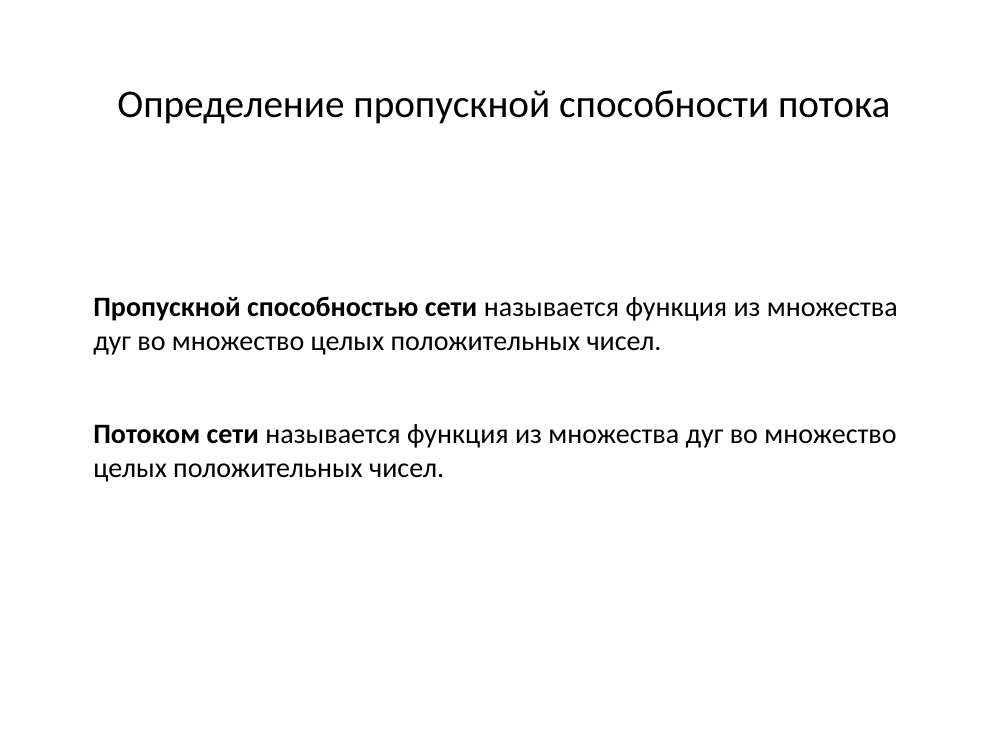
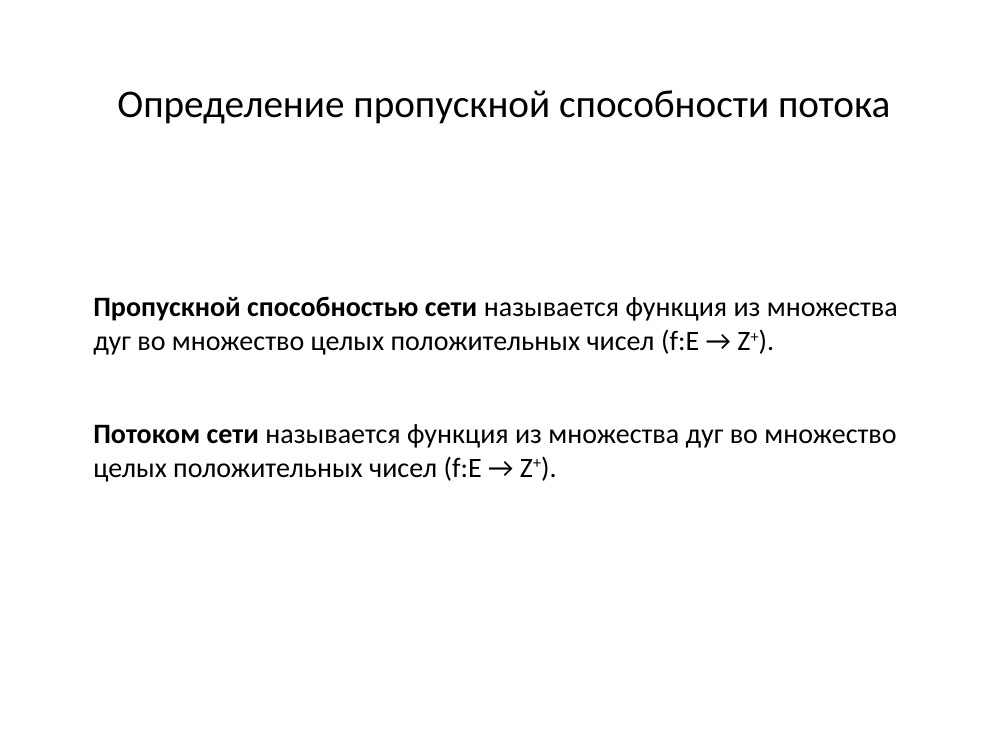
Before and after one commit to SteinbergOB/ANG, a slide deck: slide 57 of Презентации/Лекция 4.pptx (slide 50 before the commit). Drawn at 1008x756 pixels with LibreOffice and Linux fonts; fonts in the diff are those of the drawing. Boxes give left, top, right and bottom in pixels: in the first picture for what was removed or moved away, otherwise in the second. Text is boxed around its words. In the diff, an @@ line names an element or a change of style, - is before the commit and + after.

```diff
--- a/Презентации/Лекция 4.pptx
+++ b/Презентации/Лекция 4.pptx
@@ text at [93,296,898,355]: text changed @@
-Пропускной способностью сети называется функция из множества дуг во множество целых положительных чисел.
+Пропускной способностью сети называется функция из множества дуг во множество целых положительных чисел (f:E → Z+).
@@ text at [93,424,896,482]: text changed @@
-Потоком сети называется функция из множества дуг во множество целых положительных чисел.
+Потоком сети называется функция из множества дуг во множество целых положительных чисел (f:E → Z+).
```
Also in this commit, not shown: 54 other slides changed, 61 slides added, 1 slide removed.
